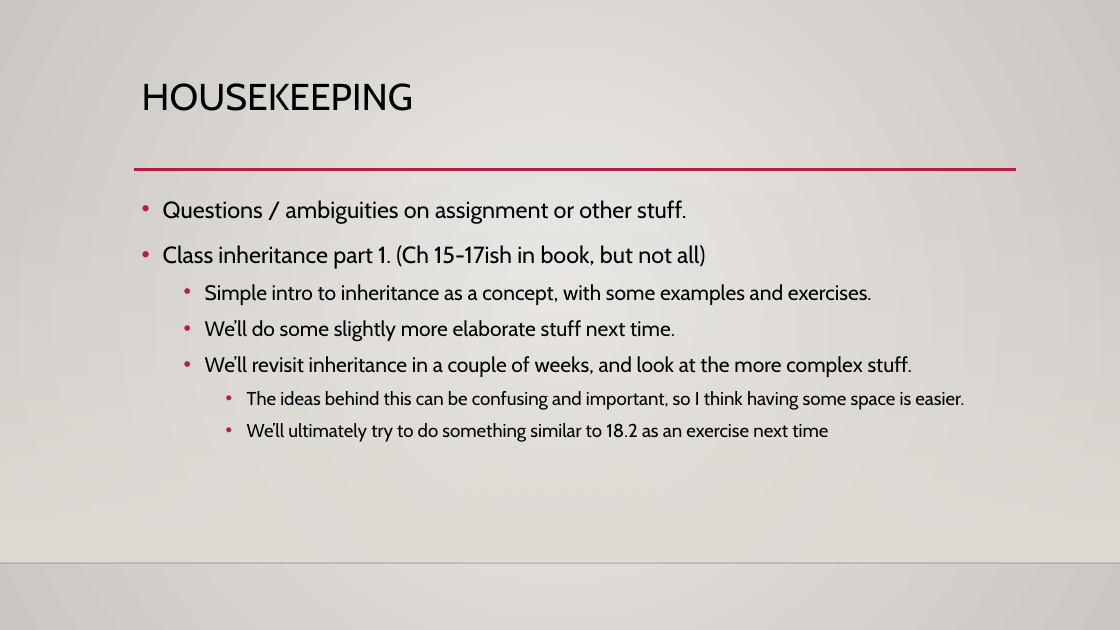
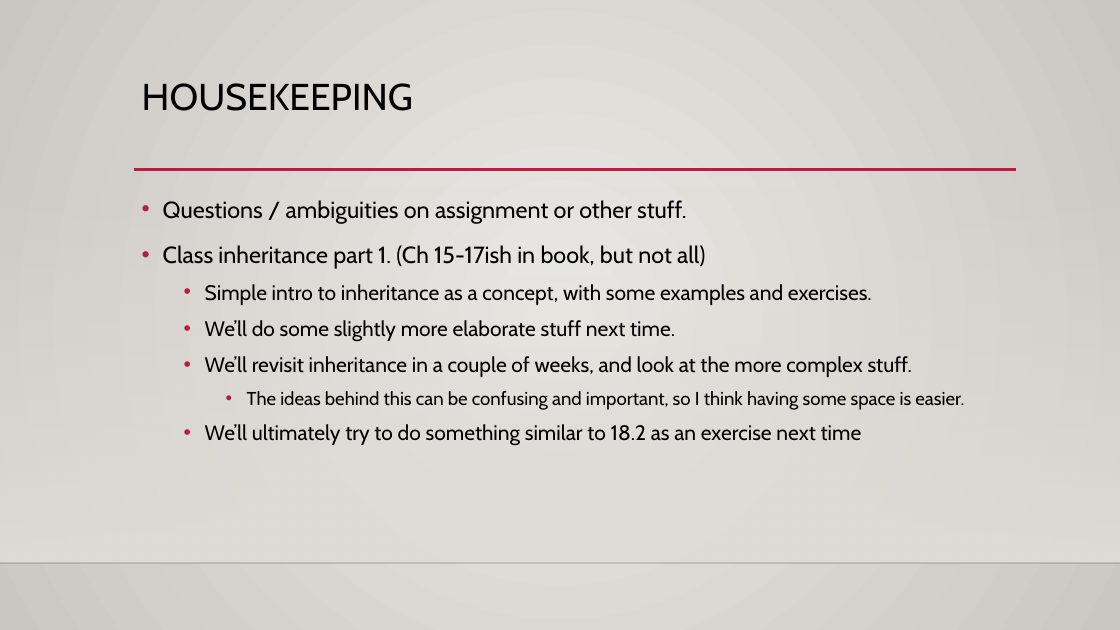
Before and after one commit to okohnkay/Programming_Basics_for_ML, a slide deck: slide 1 of course_material/slides/inheritance.pptx. Drawn at 1120x630 pixels with LibreOffice and Linux fonts; fonts in the diff are those of the drawing; background and template pictures are left out. Boxes give left, top, right and bottom in pixels: in the first picture for what was removed or moved away, otherwise in the second. Text is boxed around its words. In the diff, an @@ line names an element or a change of style, - is before the commit and + after.

```diff
--- a/course_material/slides/inheritance.pptx
+++ b/course_material/slides/inheritance.pptx
@@ text at [205, 424, 862, 446]: size 16 to 18 pt in "We’ll ultimately try to do something similar ..."; list level 3 to 2 in "We’ll ultimately try to do ..." @@
```
Also in this commit, not shown: 1 other slide changed.
